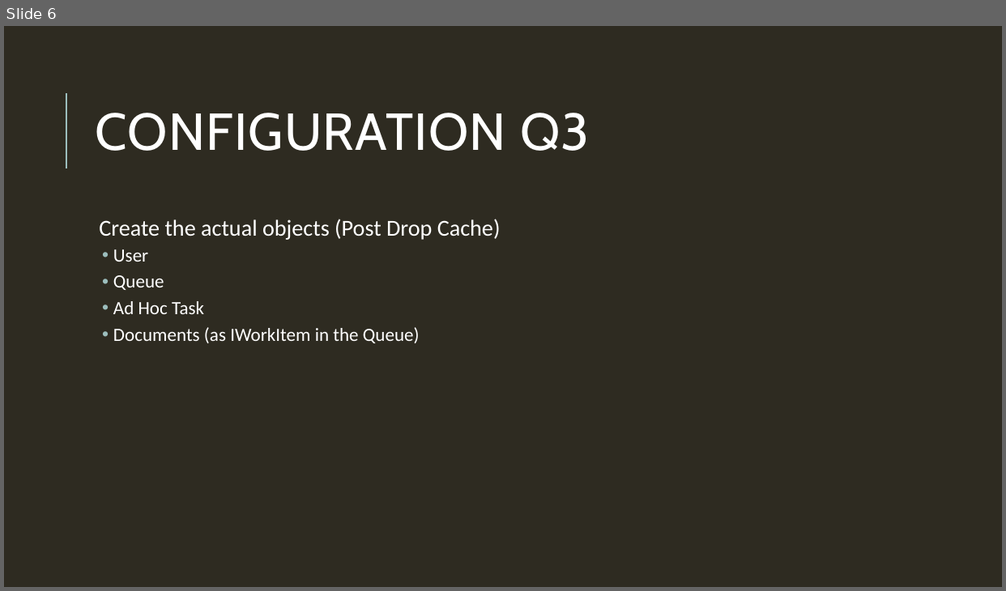
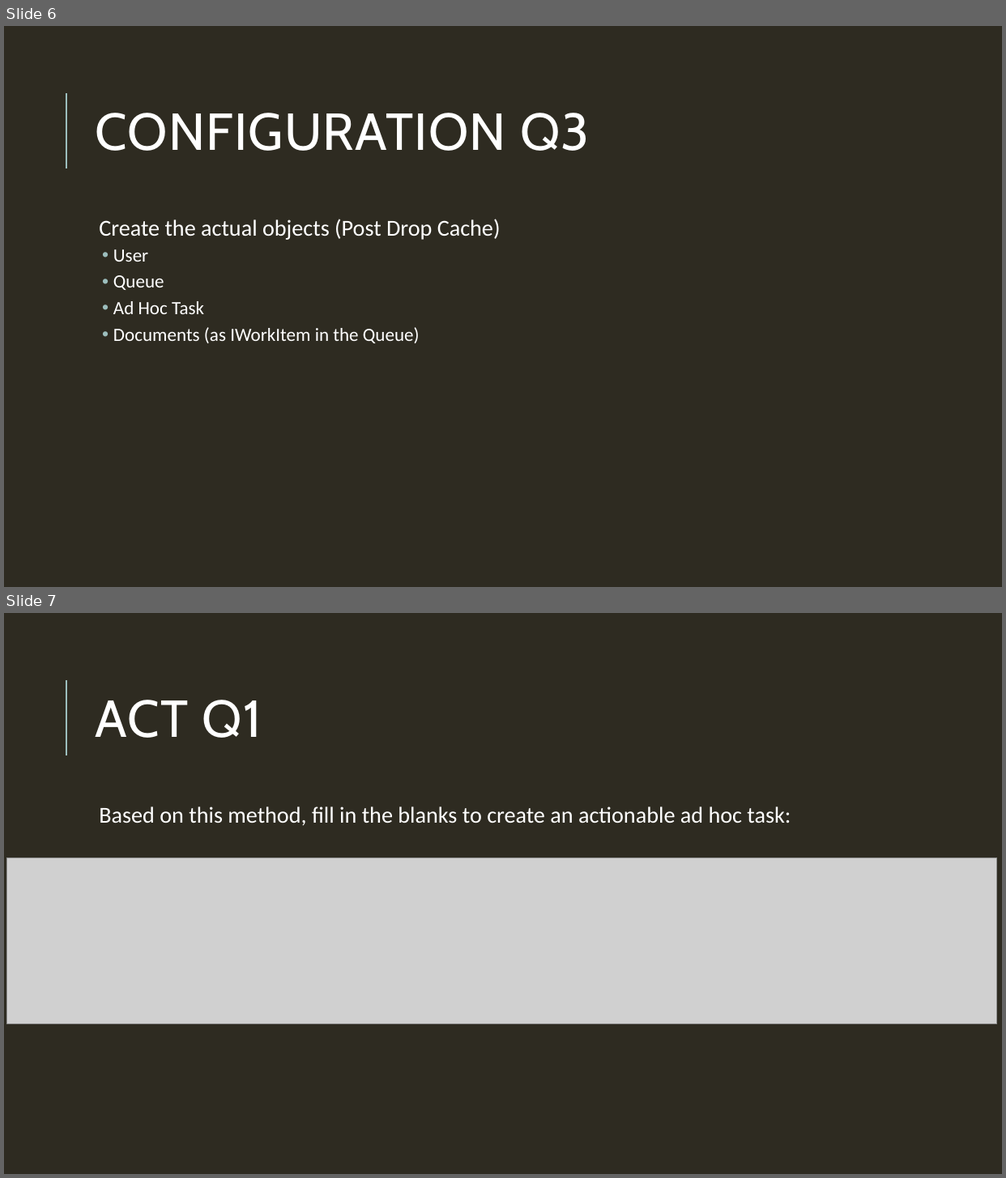
Before and after one commit to mchiricohyland/TEgit, a slide deck: It’s so easy, Tyler can do it.pptx. Shown one above the other, each under a label of ours: slide 6 before the commit, slides 6 and 7 after it. The pictures are 1006x591 and 1006x1178 pixels, drawn with LibreOffice and Linux fonts; fonts in the diff are those of the drawing; grey boxes stand for pictures. Boxes give left, top, right and bottom in pixels: in the first picture for what was removed or moved away, otherwise in the second. Text is boxed around its words. In the diff, an @@ line names an element or a change of style, - is before the commit and + after.

```diff
--- a/It’s so easy, Tyler can do it.pptx
+++ b/It’s so easy, Tyler can do it.pptx
@@ slide 7 added at (4,613,1002,1174), background #2E2B21; not listed: 1 template element that a slide beside it also shows @@
@@ title added at (96,700,262,738), 50 pt, text #FFFFFF @@
+ACT Q1
@@ text added at (99,807,791,826), 22 pt, text #FFFFFF @@
+  Based on this method, fill in the blanks to create an actionable ad hoc task:
@@ picture added at (7,858,997,1024) @@
```
Also in this commit, not shown: 2 other slides added, 10 other files.
